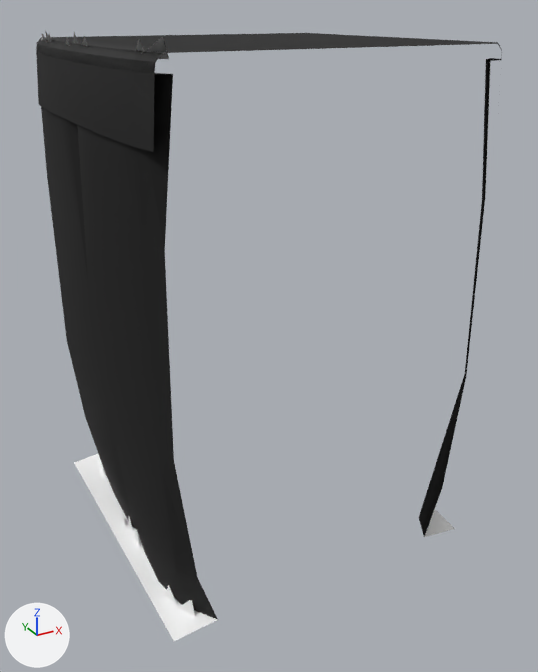
Before and after pictures for a commit that changed the glTF model web/public/assets/acnh/cliff/4-b-2.glb.
Camera for both pictures: a 50 mm lens placed at (-10.11, -19.66, 0.8), pointed at (0.28, -0.78, -8.64). The lights are fixed; the arrows at lower left show +X, +Y and +Z. The picture after the commit comes second. Where no turn or scale is listed for an object, it has been applied to the vertices. Vertices at exactly the same position are counted once.

Names of what the first picture shows: 'CliffA__mCliff', 'GrassB_1__mGrass', 'GrassOP_1__mGrassCliffXlu', 'GrassT__mGrass', 'PGrassBC__mProcGrass'.
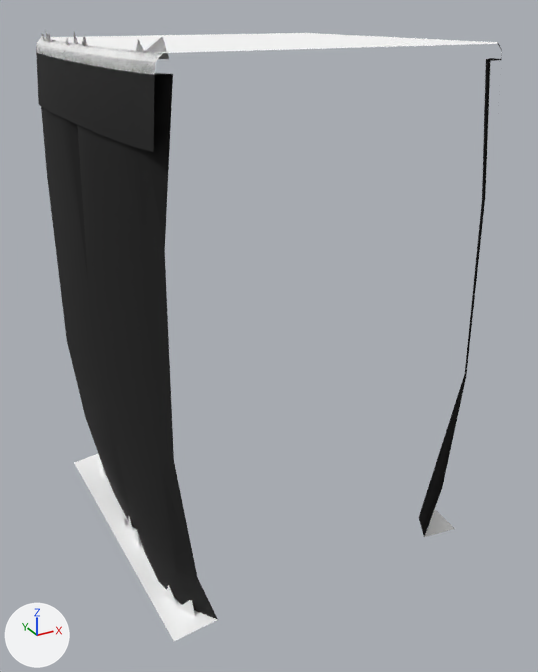
What differs and where, as boxes (x1, y1, x2, y2) in the pictures (538 x 672 px):
```json
{"object": "GrassT__mGrass", "change": "recoloured", "before": [36, 33, 500, 74], "after": [36, 33, 500, 74], "on screen": "lighter"}
{"object": "PGrassBC__mProcGrass", "change": "recoloured", "before": [41, 30, 169, 59], "after": [41, 30, 169, 59]}
```

The change, as JSON lines over the scene's bpy script:
```json
{"block": "mat_mprocgrass", "where": "n0 = _N.new('ShaderNodeBsdfPrincipled'); n0.name = 'Principled BSDF'"}
{"op": "add", "block": "mat_mprocgrass", "code": "n0.inputs[0].default_value = (1.0, 1.0, 1.0, 1.0)  # 'Base Color', white #ffffff"}
{"op": "remove", "block": "mat_mprocgrass", "code": "n2 = _N.new('ShaderNodeVertexColor'); n2.name = 'Color Attribute'"}
{"op": "remove", "block": "mat_mprocgrass", "code": "_L.new(n2.outputs[0], n0.inputs[0])  # 'Color' to 'Base Color'"}
{"block": "me_grasst__mgrass_mesh", "where": "me_grasst__mgrass_mesh.from_pydata(...)  # 40 vertices, 55 faces; spans x -4.96..5.0, y -5.0..5.0, z -0.39..0.0"}
{"op": "remove", "block": "me_grasst__mgrass_mesh", "code": "me_grasst__mgrass_mesh.materials.append(mat_mgrass_001)"}
{"op": "add", "block": "me_grasst__mgrass_mesh", "code": "me_grasst__mgrass_mesh.materials.append(mat_mgrass)  # white #ffffff"}
{"block": "me_pgrassbc__mprocgrass_mesh", "where": "me_pgrassbc__mprocgrass_mesh.from_pydata(...)  # 51 vertices, 17 faces; spans x -4.8..-3.8, y -4.7..4.8, z -15.1..0.3"}
{"block": "me_pgrassbc__mprocgrass_mesh", "where": "# used by ob_pgrassbc__mprocgrass; location = (0.0, 0.0, 0.0)"}
{"block": "me_pgrassbc__mprocgrass_mesh", "change": "me_pgrassbc__mprocgrass_mesh part 1: vertex colours changed"}
```
